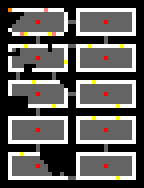
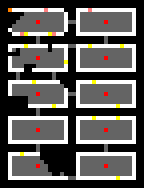
The second 144 × 188 image is a revision of the first. Changes to its layers:
painted on "Calque" over box(88, 8, 92, 12)
